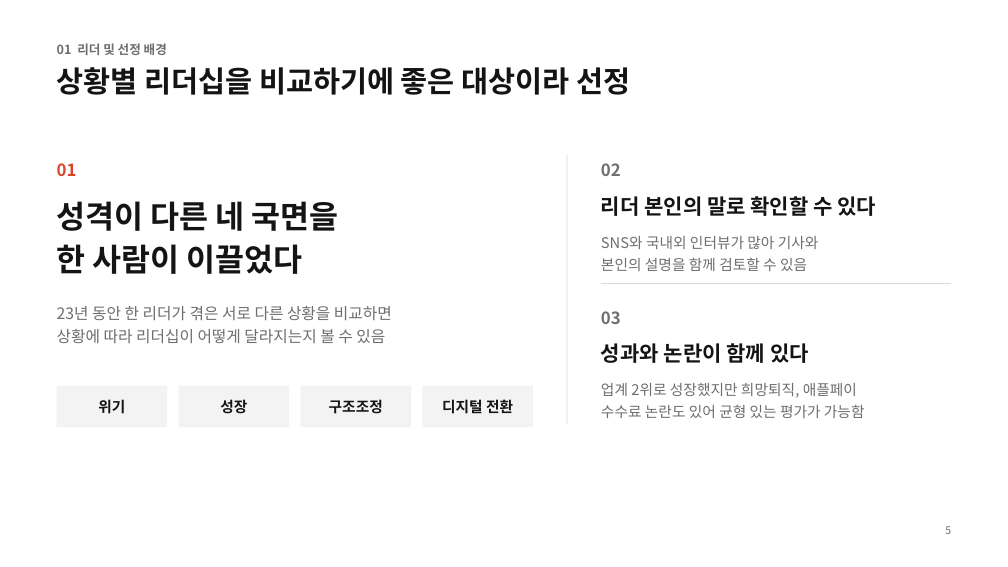
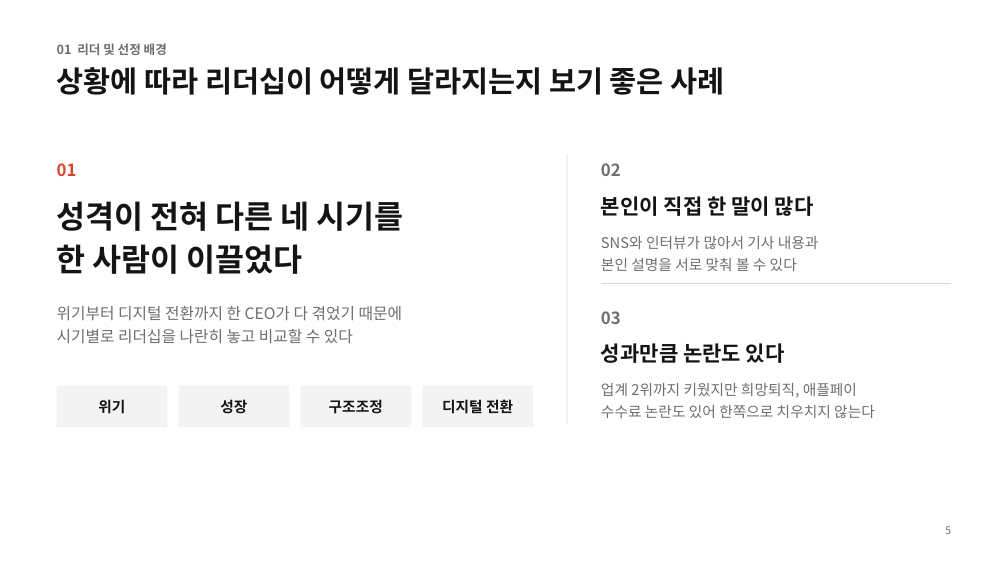
Before and after one commit to NATHAN18-ABLE/for-nathan, a slide deck: slide 5 of leadership-ppt/leadership-plan.pptx. Drawn at 1008x567 pixels with LibreOffice and Linux fonts; fonts in the diff are those of the drawing. Boxes give left, top, right and bottom in pixels: in the first picture for what was removed or moved away, otherwise in the second. Text is boxed around its words. In the diff, an @@ line names an element or a change of style, - is before the commit and + after.

```diff
--- a/leadership-ppt/leadership-plan.pptx
+++ b/leadership-ppt/leadership-plan.pptx
@@ title at [57,67,725,95]: text changed @@
-상황별 리더십을 비교하기에 좋은 대상이라 선정
+상황에 따라 리더십이 어떻게 달라지는지 보기 좋은 사례
@@ text at [57,201,404,231]: text changed @@
-성격이 다른 네 국면을
+성격이 전혀 다른 네 시기를
@@ text at [601,196,814,216]: text changed @@
-리더 본인의 말로 확인할 수 있다
+본인이 직접 한 말이 많다
@@ text at [601,236,819,271]: text changed @@
-SNS와 국내외 인터뷰가 많아 기사와
-본인의 설명을 함께 검토할 수 있음
+SNS와 인터뷰가 많아서 기사 내용과
+본인 설명을 서로 맞춰 볼 수 있다
@@ text at [57,306,402,343]: text changed @@
-23년 동안 한 리더가 겪은 서로 다른 상황을 비교하면
-상황에 따라 리더십이 어떻게 달라지는지 볼 수 있음
+위기부터 디지털 전환까지 한 CEO가 다 겪었기 때문에
+시기별로 리더십을 나란히 놓고 비교할 수 있다
@@ text at [601,343,785,363]: text changed @@
-성과와 논란이 함께 있다
+성과만큼 논란도 있다
@@ text at [601,383,875,418]: text changed @@
-업계 2위로 성장했지만 희망퇴직, 애플페이
-수수료 논란도 있어 균형 있는 평가가 가능함
+업계 2위까지 키웠지만 희망퇴직, 애플페이
+수수료 논란도 있어 한쪽으로 치우치지 않는다
```
Also in this commit, not shown: 13 other slides changed, 2 slides added, 2 slides removed, 3 other files.
